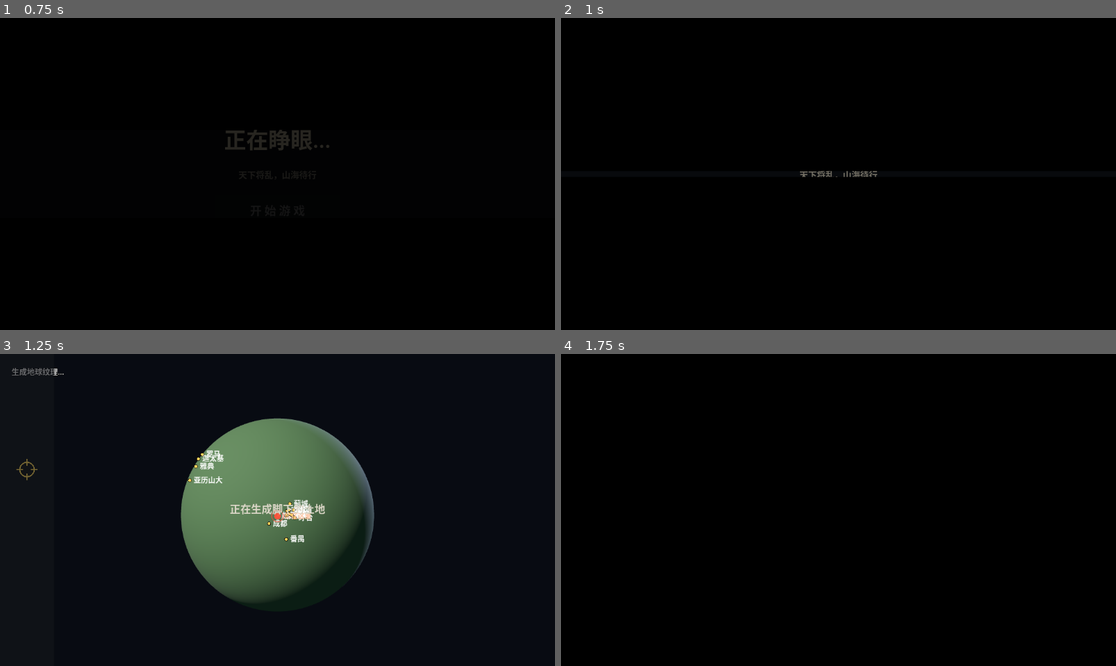
Above: before the commit, frames 1-4 (two rows, left to right).
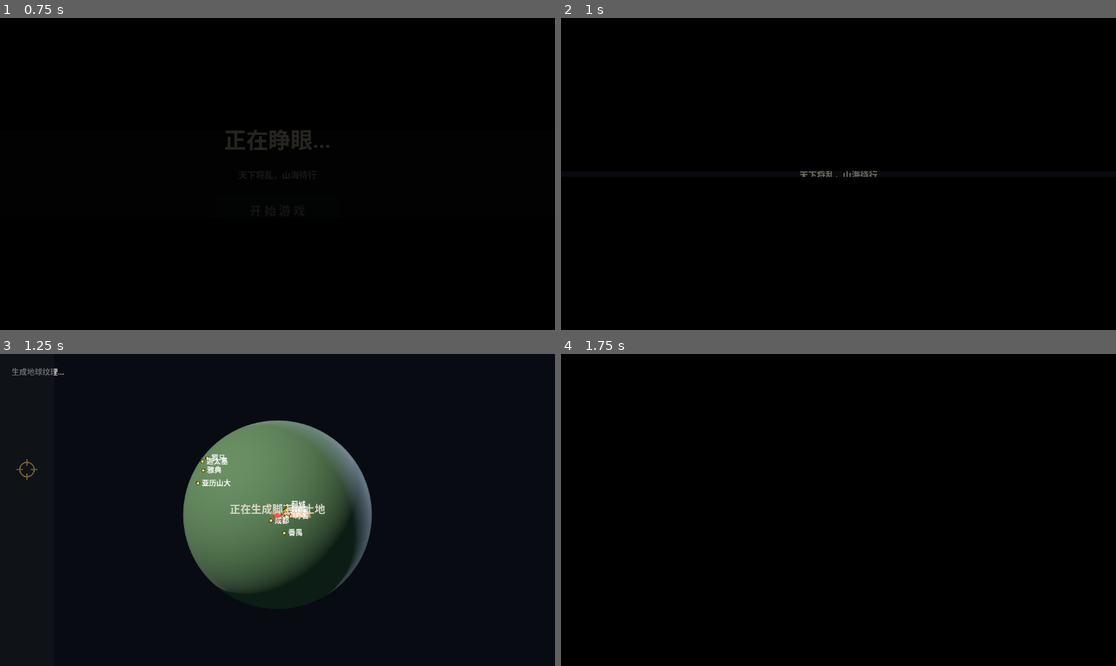
Above: after the commit, the same moments.

Repository: Richesfire/map
Game: Godot game, scene res://scenes/main_menu.tscn
Same seed, same stepped clock (60 frames per second), same inputs: the game is played once before the commit and once after it.
Inputs (mouse positions are in pixels of both pictures, inside the frame that each line leads up to):
- Up to frame 1 (0.75 s): click "开 始 游 戏" at 0.5 s
- Up to frame 2 (1 s): no input
- Up to frame 3 (1.25 s): no input
- Up to frame 4 (1.75 s): tap Enter at 1.25 s; move the mouse to (866, 510) at 1.27 s; hold W (move_forward) from 1.28 s (still down); hold F (interact) from 1.28 s (still down); click (866, 510) at 1.42 s; tap Space (jump) at 1.52 s

Frames 1-2 are identical in both runs. In frame 3, 3.6% of the frame differs, in the area x 32-68%, y 20-80%; in frame 4, nothing differs.

Commit message:
地球仪改正交投影（突破 fov 1度限制），缩放上限 4000，每格 35%

Diff:
--- a/godot/scripts/map/world_globe_view.gd
+++ b/godot/scripts/map/world_globe_view.gd
@@ -104,7 +104,10 @@
 	# ---- 相机
 	_cam = Camera3D.new()
 	_cam.name = "GlobeCamera"
-	_cam.fov = 40.0
+	# 地球仪用**正交投影**：透视相机 fov 最小 1°，
+	# 换算下来最多只能放大 40 倍就卡死；正交用 size 控制，没有下限。
+	_cam.projection = Camera3D.PROJECTION_ORTHOGONAL
+	_cam.size = 3.31
 	_cam.position = Vector3(0.0, 0.05, 4.55)   # 默认朝 -Z，正好对着原点
 	root.add_child(_cam)
 
@@ -297,7 +300,7 @@
 
 
 func zoom_by(steps: float) -> void:
-	_zoom = clampf(_zoom * (1.0 + steps * 0.12), 0.6, 400.0)
+	_zoom = clampf(_zoom * (1.0 + steps * 0.35), 0.6, 4000.0)
 	# 只改 FOV，不碰相机位置。
 	# （之前这里写着 _cam.position.z = 4.55/_zoom —— 它既把透视改坏，
 	#   又会把环绕角度冲掉，等于缩放一下视角就归位了。）
@@ -338,7 +341,7 @@
 	_cam.position = pivot + pos
 	_cam.look_at(pivot, Vector3.UP)
 	if _cam != null:
-		_cam.fov = clampf(40.0 / _zoom, 0.1, 70.0)
+		_cam.size = 3.31 / _zoom
 
 
 func save_state() -> void:
@@ -361,7 +364,7 @@
 	_orbit_yaw = float(cfg.get_value("globe", "orbit_yaw", _orbit_yaw))
 	_orbit_pitch = clampf(float(cfg.get_value("globe", "orbit_pitch", _orbit_pitch)),
 			-PITCH_LIMIT, PITCH_LIMIT)
-	_zoom = clampf(float(cfg.get_value("globe", "zoom", _zoom)), 0.6, 400.0)
+	_zoom = clampf(float(cfg.get_value("globe", "zoom", _zoom)), 0.6, 4000.0)
 	_apply_rotation()
 	_apply_orbit()
 
Binary file changed: godot/_截图/95_合成滚轮.png
Not shown, added: godot/_截图/95_合成滚轮.png.import
